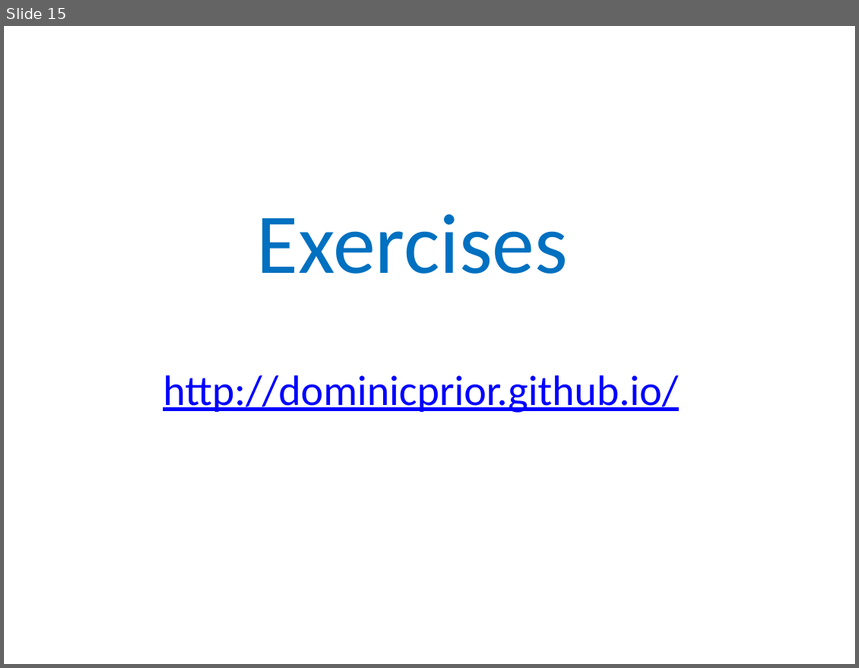
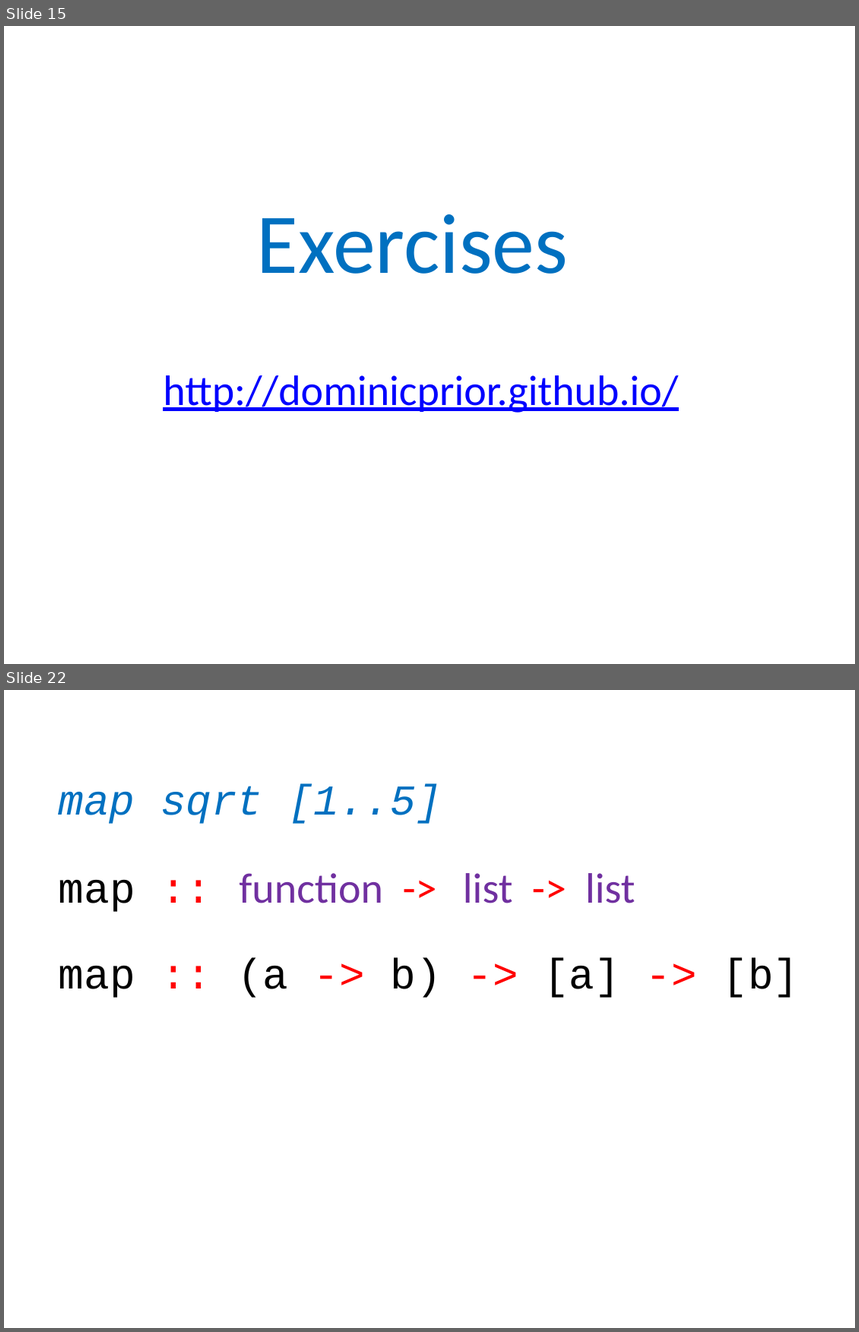
Before and after one commit to dominicprior/beginning-haskell-course, a slide deck: beginning-haskell.pptx. Shown one above the other, each under a label of ours: slide 15 before the commit, slides 15 and 22 after it; the slides between them are not shown. The pictures are 859x668 and 859x1332 pixels, drawn with LibreOffice and Linux fonts; fonts in the diff are those of the drawing. Boxes give left, top, right and bottom in pixels: in the first picture for what was removed or moved away, otherwise in the second. Text is boxed around its words. In the diff, an @@ line names an element or a change of style, - is before the commit and + after.

```diff
--- a/beginning-haskell.pptx
+++ b/beginning-haskell.pptx
@@ slide 22 added at [4, 690, 855, 1328], background #FFFFFF @@
@@ text added at [59, 784, 442, 824], 36 pt, text #0070C0, italic @@
+map sqrt [1..5]
@@ text added at [59, 880, 135, 912], 36 pt, text #000000 @@
+map ::
@@ text added at [239, 873, 383, 904], 36 pt, text #7030A0 @@
+function ->
@@ text added at [463, 873, 513, 904], 36 pt, text #7030A0 @@
+list ->
@@ text added at [585, 873, 636, 904], 36 pt, text #7030A0 @@
+list
@@ text added at [59, 958, 799, 998], 36 pt, text #000000 @@
+map :: (a -> b) -> [a] -> [b]
```
Also in this commit, not shown: 7 other slides added.
